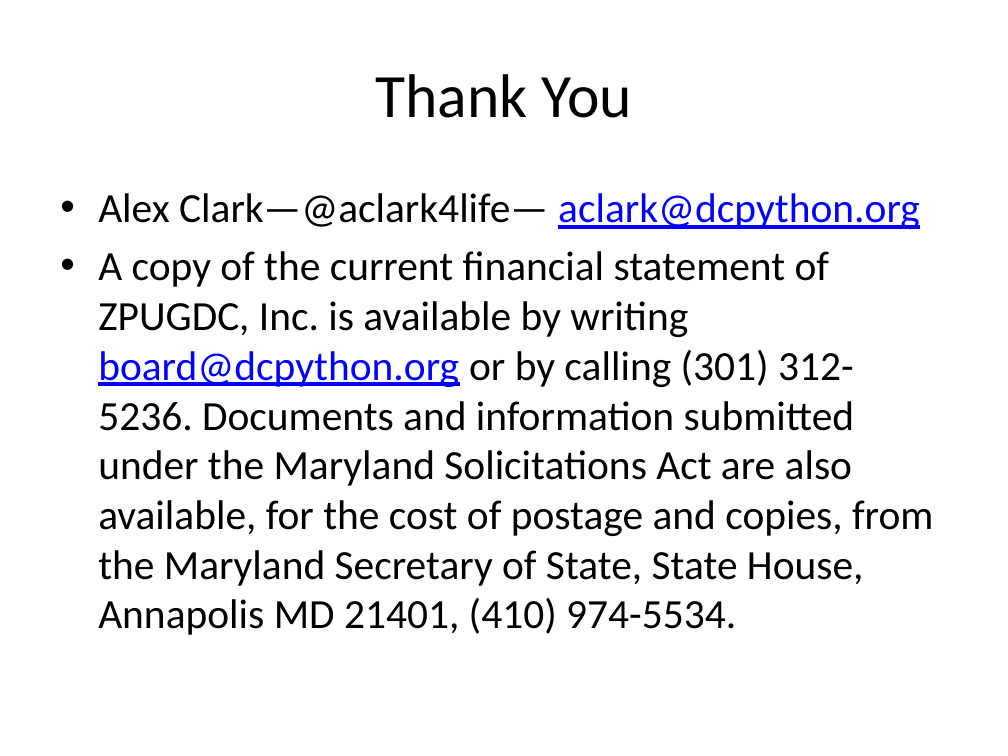
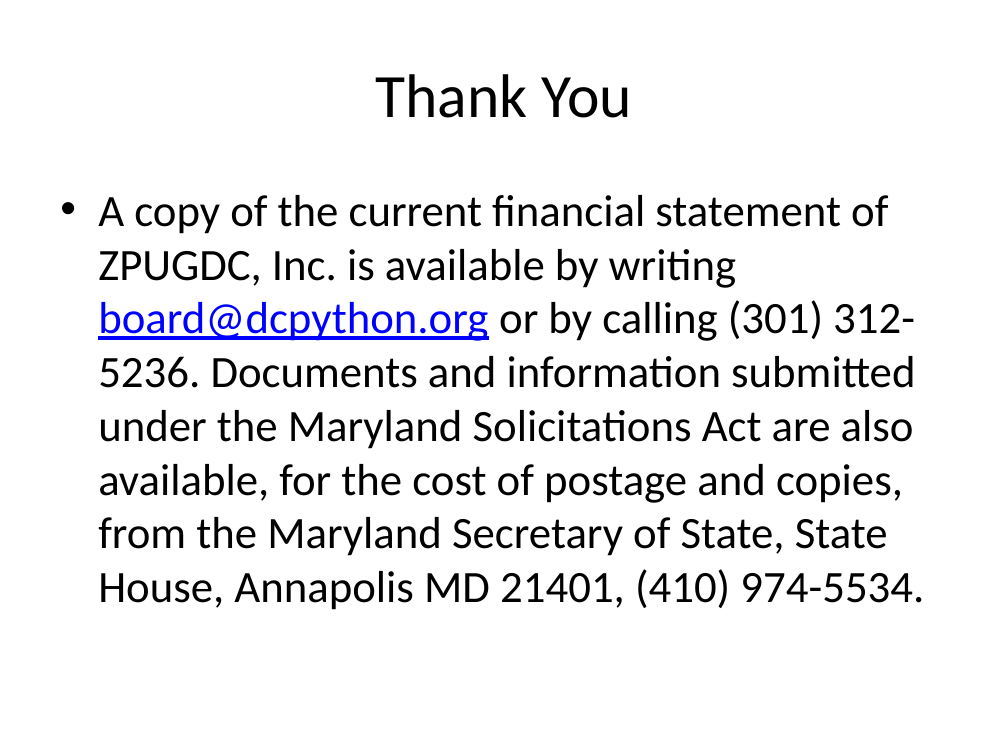
Before and after one commit to DCPython/generic-meetup-slides, a slide deck: slide 49 of DC Python Generic Meetup Slides.pptx (slide 48 before the commit). Drawn at 1008x756 pixels with LibreOffice and Linux fonts; fonts in the diff are those of the drawing. Boxes give left, top, right and bottom in pixels: in the first picture for what was removed or moved away, otherwise in the second. Text is boxed around its words. In the diff, an @@ line names an element or a change of style, - is before the commit and + after.

```diff
--- a/DC Python Generic Meetup Slides.pptx
+++ b/DC Python Generic Meetup Slides.pptx
@@ text "A copy of the current ..." at [98, 195, 924, 610]: size 29.6 to 32 pt @@
@@ text at [98, 193, 920, 229]: paragraph removed @@
-• Alex Clark—@aclark4life— aclark@dcpython.org
```
Also in this commit, not shown: 1 slide added, 1 other file.
